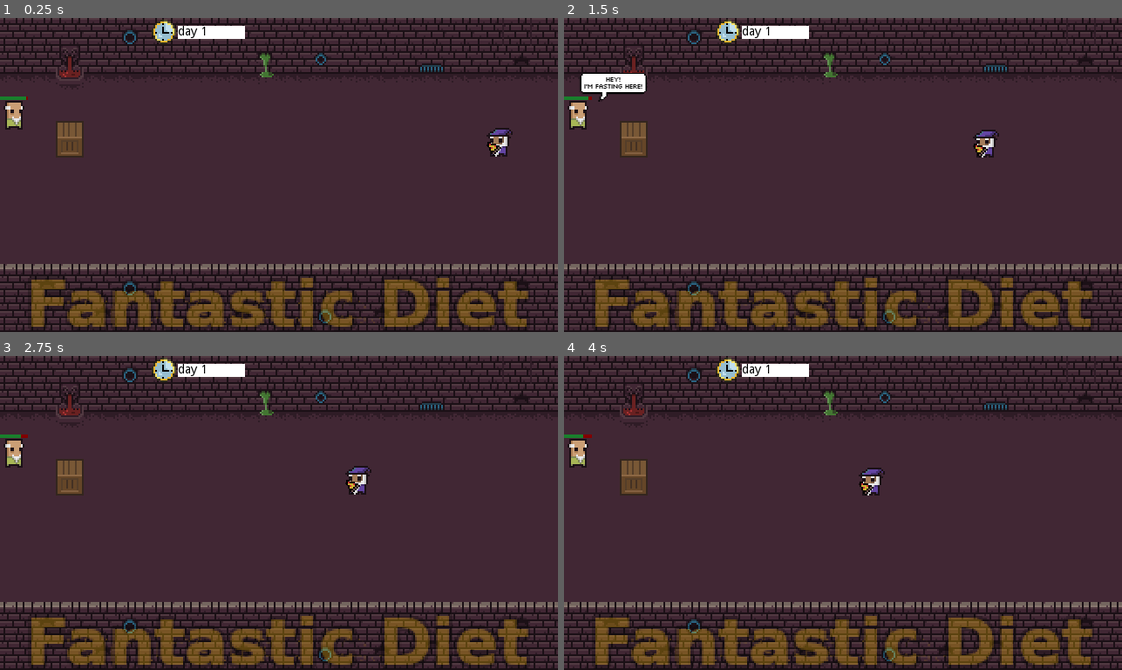
Above: before the commit, frames 1-4 (two rows, left to right).
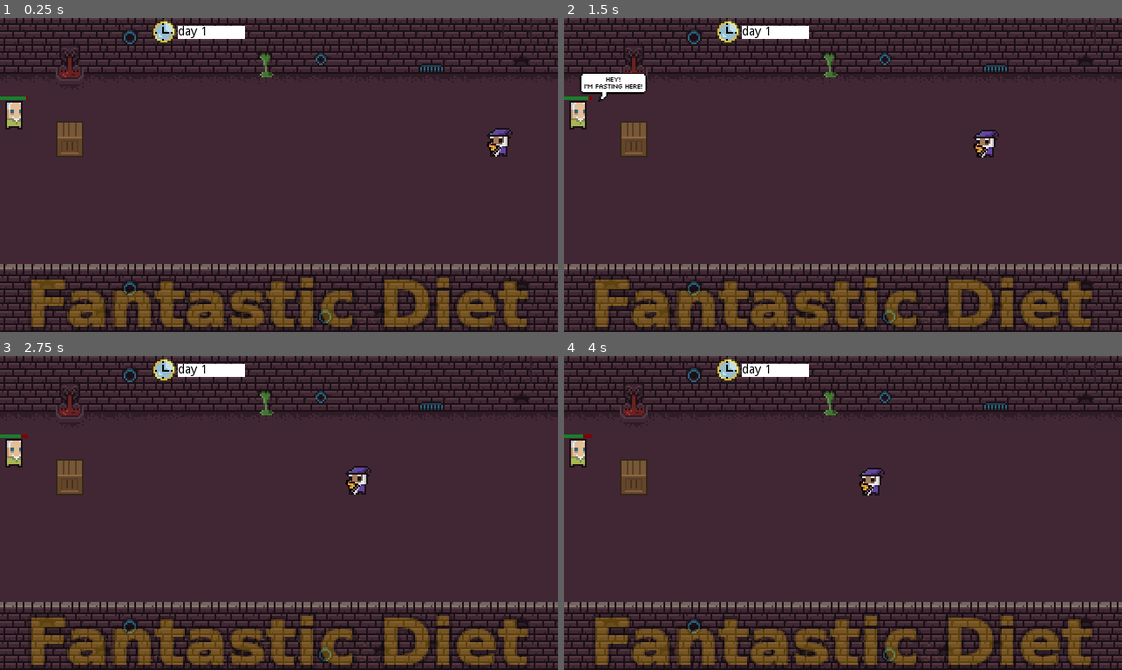
Above: after the commit, the same moments.

Repository: fantastic-jam/fantastic-diet
Game: Godot game, scene res://World.tscn
The game is run twice, just before and just after one commit, with the same random seed, the same clock (stepped at 60 frames per second) and the same inputs.
Inputs (mouse positions are in pixels of both pictures, inside the frame that each line leads up to):
- Up to frame 1 (0.25 s): no input
- Up to frame 2 (1.5 s): move the mouse to (965, 159) at 0.52 s; click (965, 159) at 0.6 s; move the mouse to (731, 190) at 1.27 s; tap Space (shout_0) at 1.35 s
- Up to frame 3 (2.75 s): move the mouse to (334, 443) at 2.02 s; click (334, 443) at 2.1 s
- Up to frame 4 (4 s): move the mouse to (815, 575) at 2.77 s; tap Space (shout_0) at 2.85 s; move the mouse to (1010, 560) at 3.52 s; click (1010, 560) at 3.6 s

The runs differ from the first frame. In frame 1, 0.1% of the frame differs, in the area x 0-5%, y 26-35%; in frame 2, 0.1%; in frame 3, 0.1%; in frame 4, 0.1%.

Commit message:
bruno sprite

Diff:
--- a/src/actors/pizza/Pizza.tscn
+++ b/src/actors/pizza/Pizza.tscn
@@ -5,7 +5,9 @@
 
 [node name="Pizza" type="Node2D"]
 script = ExtResource( 2 )
+__meta__ = {
+"_editor_description_": "2	"
+}
 
 [node name="Sprite" parent="." instance=ExtResource( 1 )]
-position = Vector2( 0, 0 )
 script = null
Binary file changed: assets/sprites/0x72_16x16DungeonTileset.v4.png
